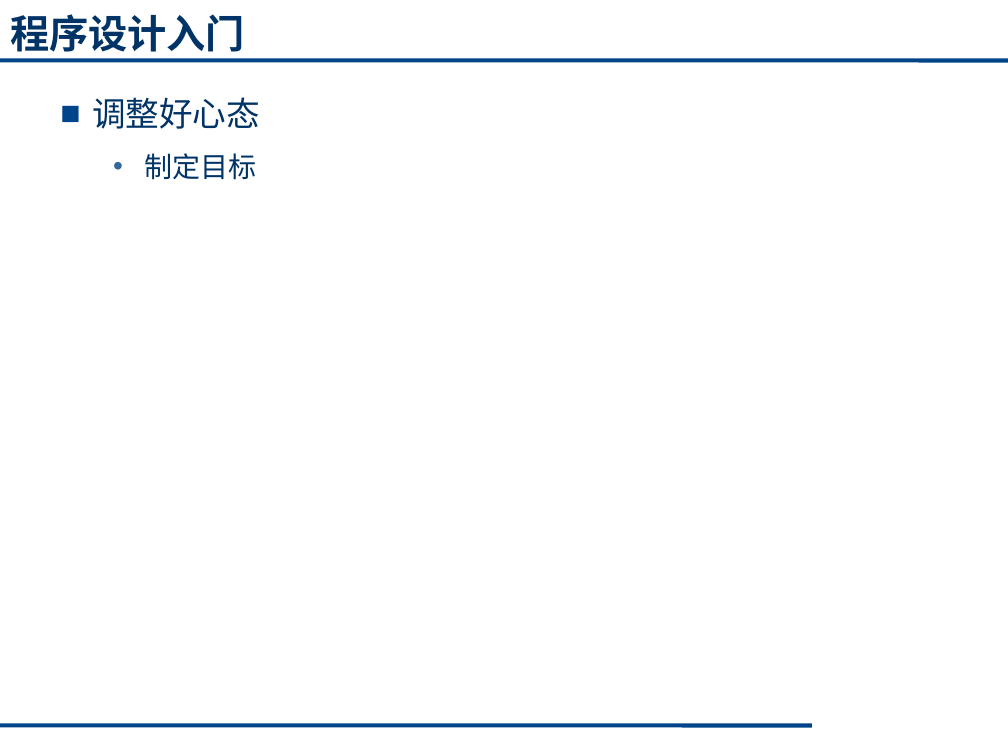
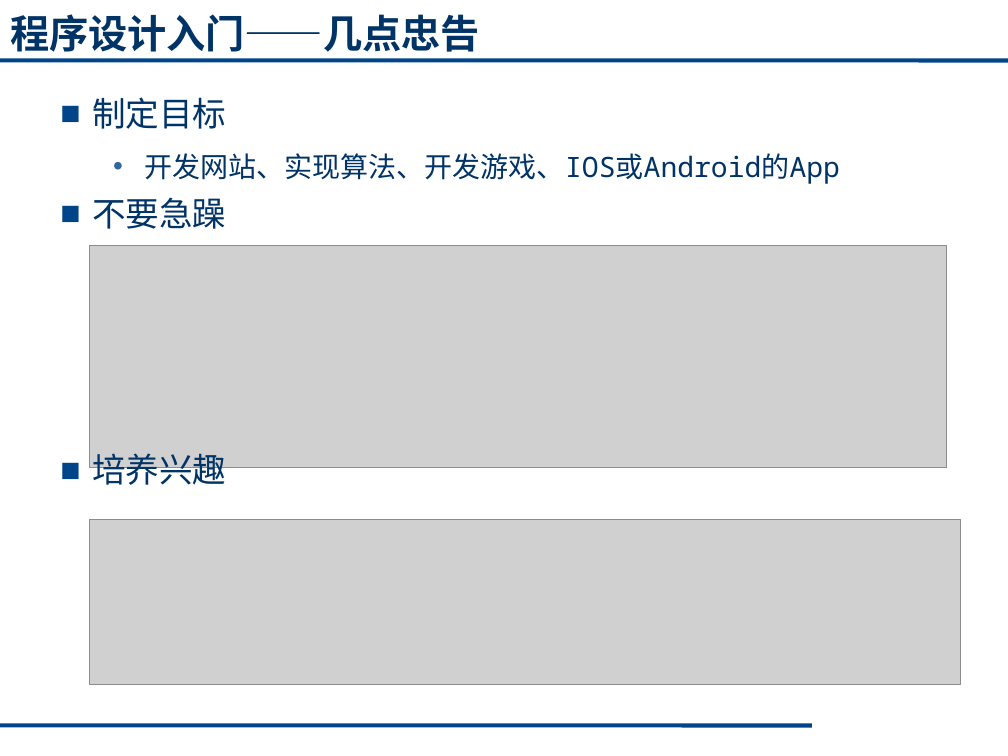
Before and after one commit to cugwhp/OOPCPP, a slide deck: slide 19 of 02. PPT/Fall/C++_绪论1.pptx (slide 20 before the commit). Drawn at 1008x756 pixels with LibreOffice and Linux fonts; fonts in the diff are those of the drawing; grey boxes stand for pictures. Boxes give left, top, right and bottom in pixels: in the first picture for what was removed or moved away, otherwise in the second. Text is boxed around its words. In the diff, an @@ line names an element or a change of style, - is before the commit and + after.

```diff
--- a/02. PPT/Fall/C++_绪论1.pptx
+++ b/02. PPT/Fall/C++_绪论1.pptx
@@ title at box(10, 14, 480, 59): text changed @@
-程序设计入门
+程序设计入门——几点忠告
@@ text at box(92, 97, 260, 129): paragraph removed @@
-■ 调整好心态
@@ text at box(92, 97, 226, 129): size 20 to 24 pt in "制定目标"; bullet • to ■; list level 2 to 1 in "制定目标"; bullet colour #336699 to #00458A @@
@@ text at box(92, 153, 840, 492): paragraphs added @@
+  • 开发网站、实现算法、开发游戏、IOS或Android的App
+■ 不要急躁
+■ 培养兴趣
@@ picture added at box(90, 245, 947, 468) @@
@@ picture added at box(90, 519, 961, 684) @@
```
Also in this commit, not shown: 8 other slides changed, 2 slides added, 3 slides removed, 1 other file.
